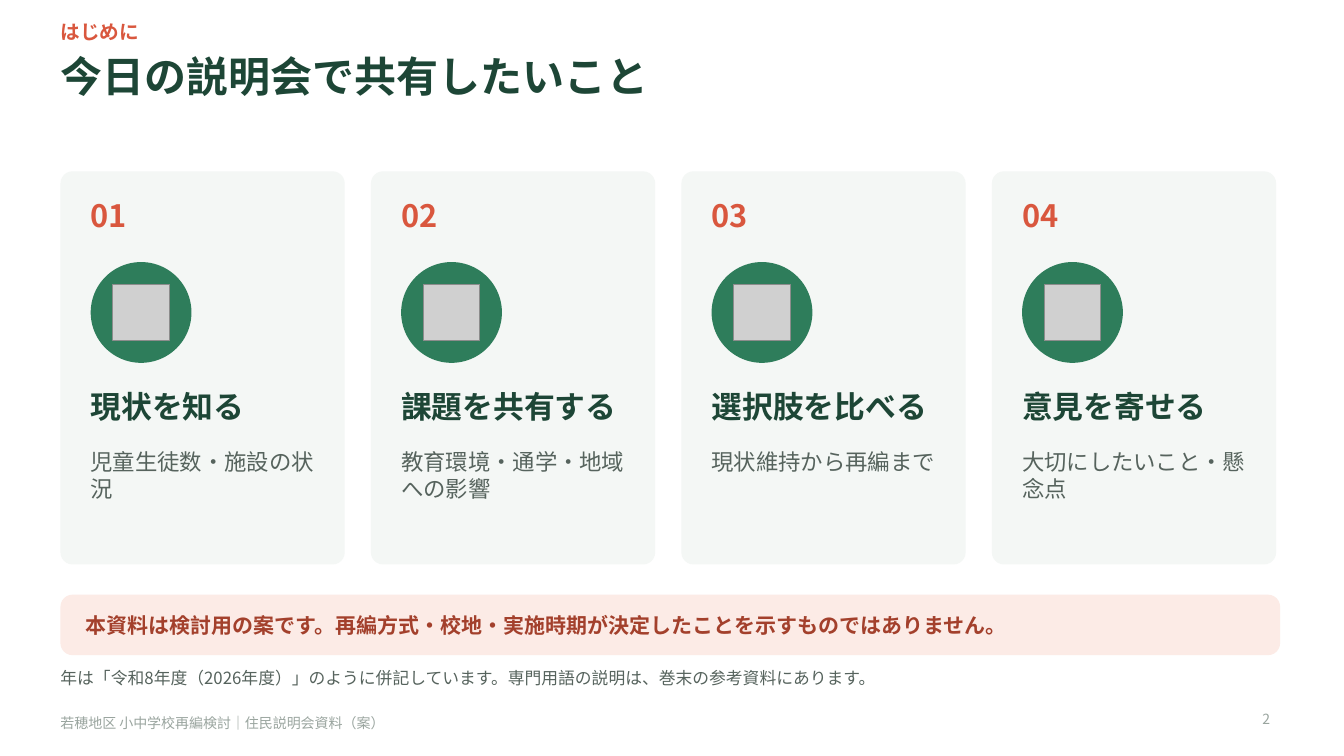
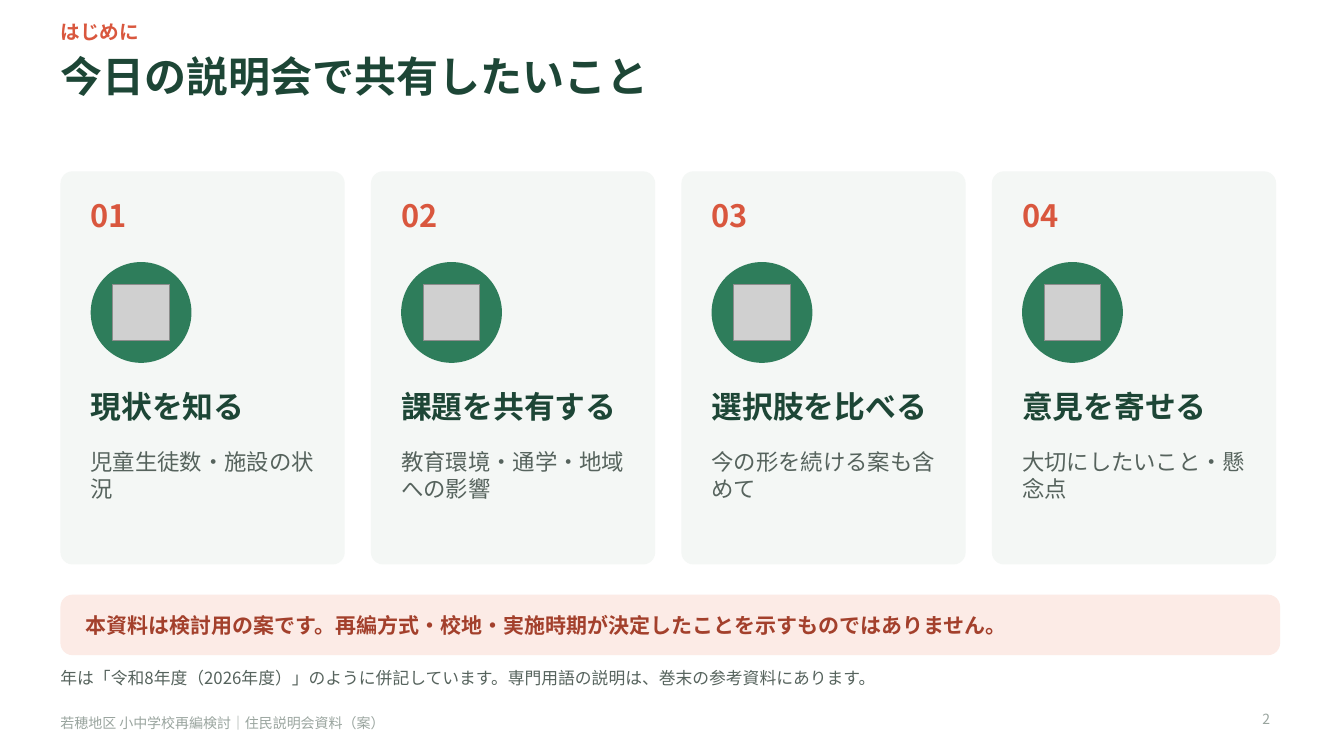
Before and after one commit to Masaki12008/GS, a slide deck: slide 2 of output/若穂地区_住民説明会資料_投影用.pptx. Drawn at 1344x756 pixels with LibreOffice and Linux fonts; fonts in the diff are those of the drawing; grey boxes stand for pictures. Boxes give left, top, right and bottom in pixels: in the first picture for what was removed or moved away, otherwise in the second. Text is boxed around its words. In the diff, an @@ line names an element or a change of style, - is before the commit and + after.

```diff
--- a/output/若穂地区_住民説明会資料_投影用.pptx
+++ b/output/若穂地区_住民説明会資料_投影用.pptx
@@ text at <box>712,451,935,498</box>: text changed @@
-現状維持から再編まで
+今の形を続ける案も含めて
```
Also in this commit, not shown: 6 other slides changed, 3 other files.
